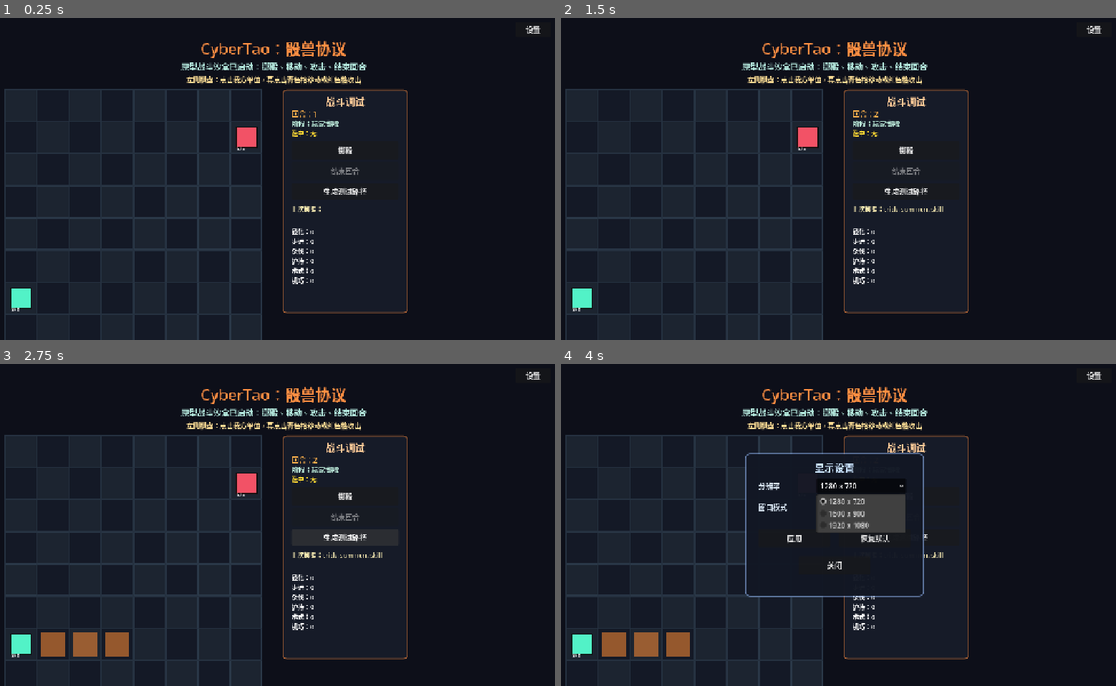
Above: before the commit, frames 1-4 (two rows, left to right).
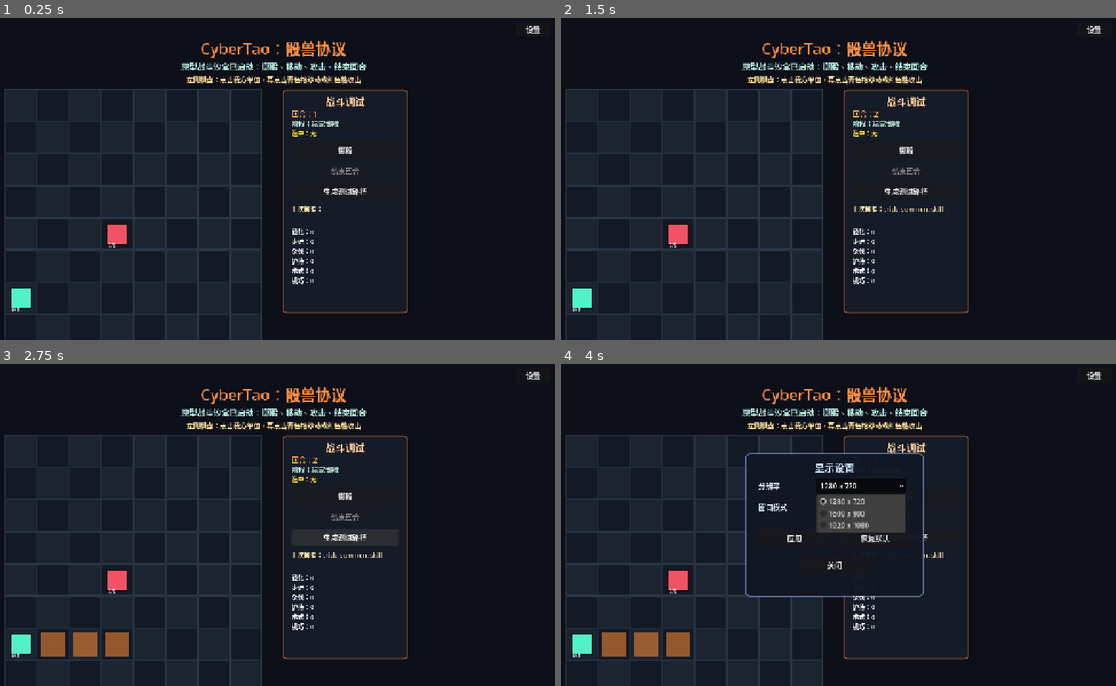
Above: after the commit, the same moments.

Repository: 9G420/CyberTao8
Game: Godot game, scene res://Scenes/Main.tscn
The game is run twice, just before and just after one commit, with the same random seed, the same clock (stepped at 60 frames per second) and the same inputs.
Inputs:
- Up to frame 1 (0.25 s): no input
- Up to frame 2 (1.5 s): click "掷骰" at 0.5 s; click "结束回合" at 1.25 s
- Up to frame 3 (2.75 s): click "生成测试路径" at 2 s
- Up to frame 4 (4 s): click "设置" at 2.75 s; click "1280 x 720" at 3.5 s

The runs differ from the first frame. In frame 1, 0.5% of the frame differs, in the area x 19-47%, y 33-72%; in frame 2, 0.5%; in frame 3, 0.5%; in frame 4, 0.2%.

Commit message:
v0.1.11: guarantee 1 MOVE per roll, move enemy spawn from (7,1) to (3,4)

Diff:
--- a/CyberTao_Dice_Beast_Protocol/Project/Scripts/BattleV2/BattleFlowController.gd
+++ b/CyberTao_Dice_Beast_Protocol/Project/Scripts/BattleV2/BattleFlowController.gd
@@ -130,7 +130,7 @@
 		"owner": "enemy",
 		"tags": ["grunt"],
 	}
-	unit_manager.spawn_unit("enemy_debug_grunt", enemy_data, Vector2i(7, 1))
+	unit_manager.spawn_unit("enemy_debug_grunt", enemy_data, Vector2i(3, 4))
 
 ## End the player's turn: clear crest pool, advance round, return to PLAYER_ROLL.
 func end_player_turn() -> void:
--- a/CyberTao_Dice_Beast_Protocol/Project/Scripts/BattleV2/DiceManager.gd
+++ b/CyberTao_Dice_Beast_Protocol/Project/Scripts/BattleV2/DiceManager.gd
@@ -32,6 +32,9 @@
 		var face: String = possible_faces[idx]
 		last_roll_results.append(face)
 		crest_pool[face] = int(crest_pool.get(face, 0)) + 1
+	# Guarantee at least 1 MOVE per roll for prototype playability
+	if int(crest_pool.get("move", 0)) <= 0:
+		crest_pool["move"] = 1
 	emit_signal("dice_rolled", last_roll_results.duplicate(), crest_pool.duplicate())
 	return last_roll_results
 
Not shown, changed: CyberTao_Dice_Beast_Protocol/Logs/Mulerun_Work_Report.md
Not shown, changed: CyberTao_Dice_Beast_Protocol/Logs/changelog_v0.1.md
